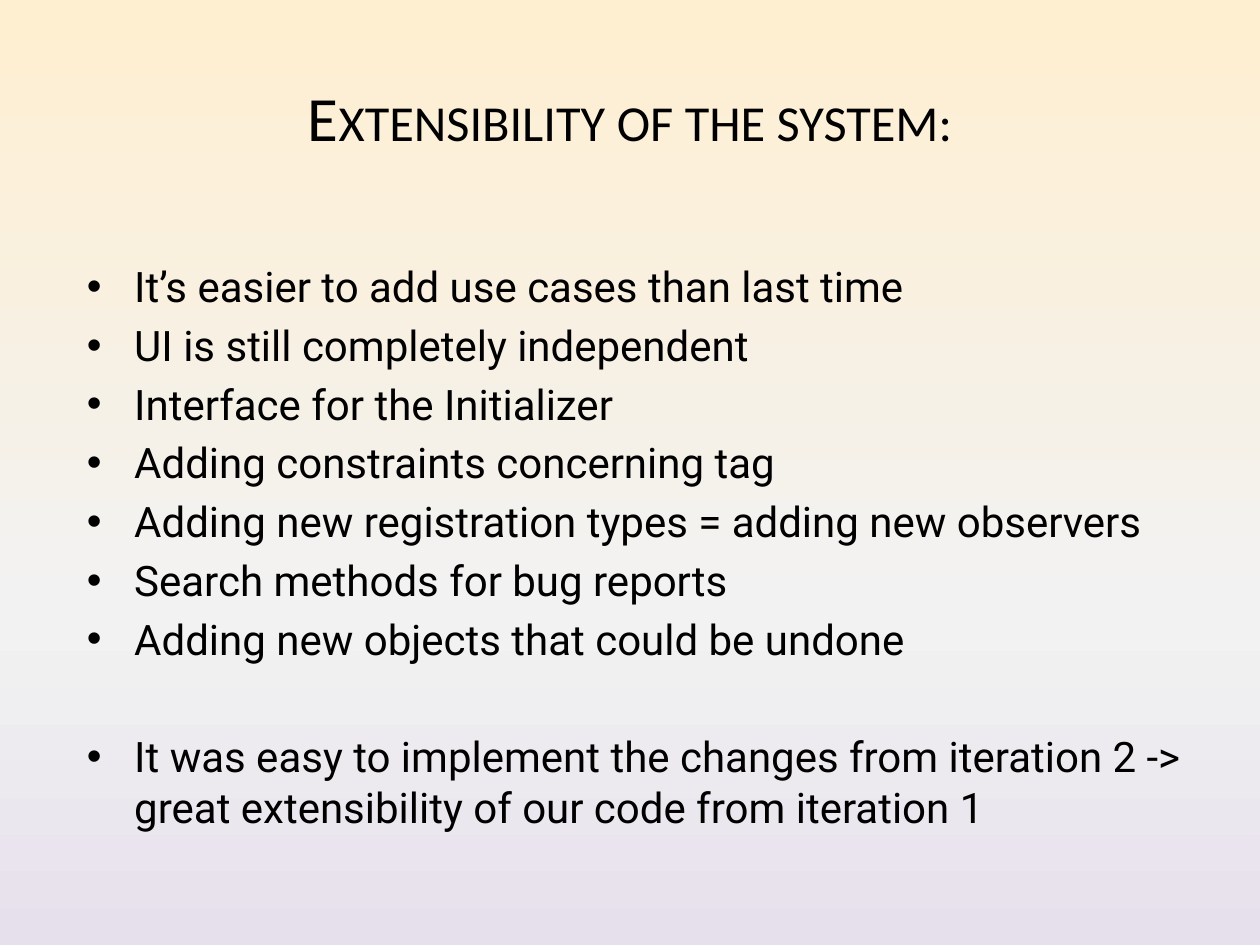
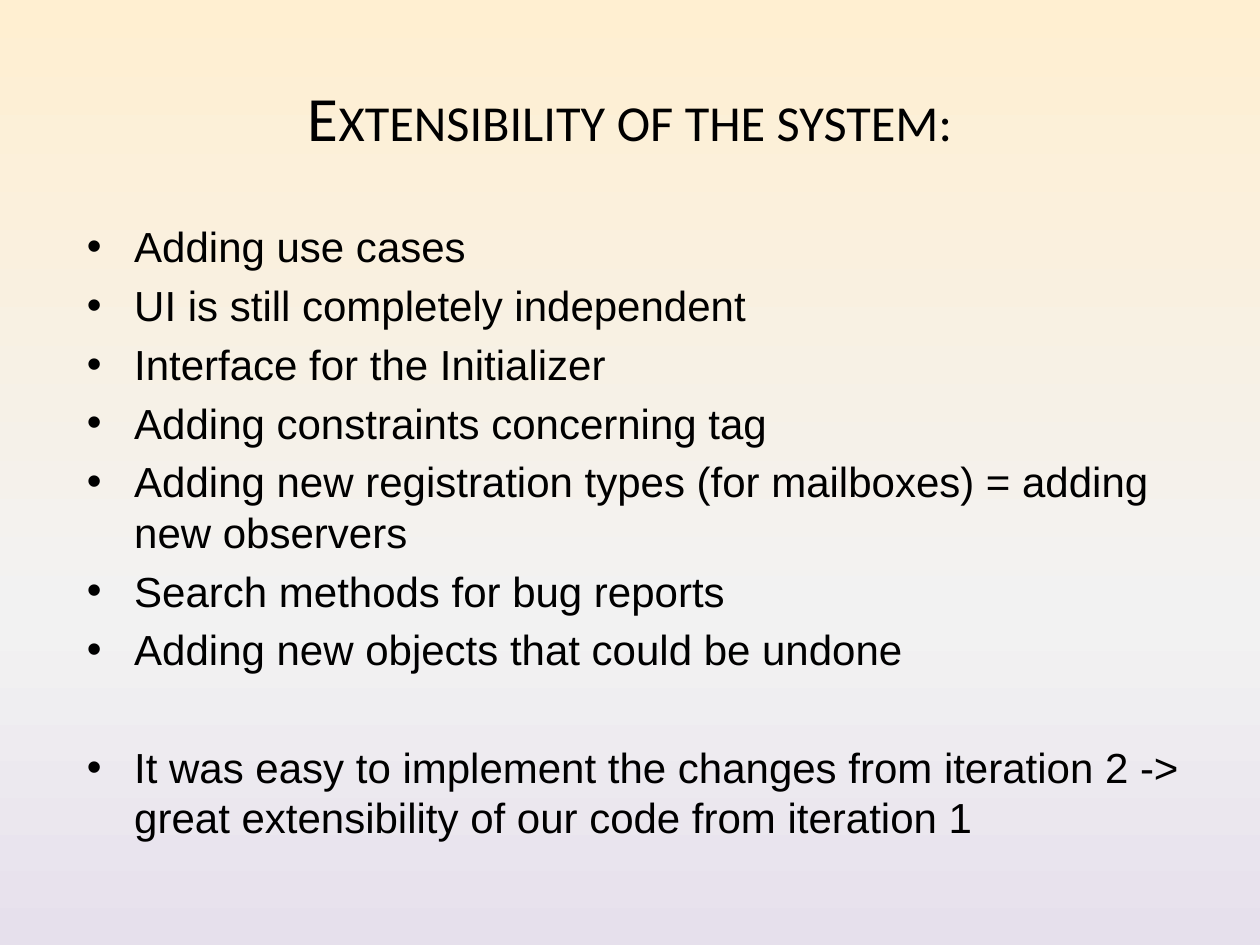
Before and after one commit to Nickelium/Software-Development, a slide deck: slide 15 of Presentaties/Iteratie 2/SWOP Presentatie 2 Inhoud.pptx. Drawn at 1260x945 pixels with LibreOffice and Linux fonts; fonts in the diff are those of the drawing. Boxes give left, top, right and bottom in pixels: in the first picture for what was removed or moved away, otherwise in the second. Text is boxed around its words. In the diff, an @@ line names an element or a change of style, - is before the commit and + after.

```diff
--- a/Presentaties/Iteratie 2/SWOP Presentatie 2 Inhoud.pptx
+++ b/Presentaties/Iteratie 2/SWOP Presentatie 2 Inhoud.pptx
@@ text "Adding use cases": place and size @@
-text "Adding use cases" at [134, 270, 1141, 832]
+text "Adding use cases" at [134, 231, 1148, 842]
@@ text at [134, 231, 466, 271]: text changed; font Roboto to Arial @@
-• It’s easier to add use cases than last time
+• Adding use cases
@@ text at [134, 290, 1128, 842]: font Roboto to Arial in "UI is still completely independent", "Interface for the Initializer", "Adding constraints concerning tag", "Search methods for bug reports" and 2 more places @@
@@ text at [134, 466, 1148, 549]: text changed; font Roboto to Arial @@
-• Adding new registration types = adding new observers
+• Adding new registration types (for mailboxes) = adding new observers
```
Also in this commit, not shown: 8 other slides changed.
